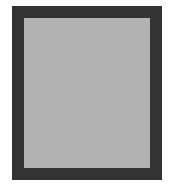
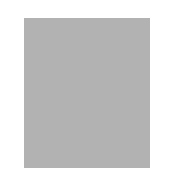
Before/after of a (174, 186) layered artwork. What changed in the layer stack:
hid "Rectangle 1" over [12, 6, 162, 180]
